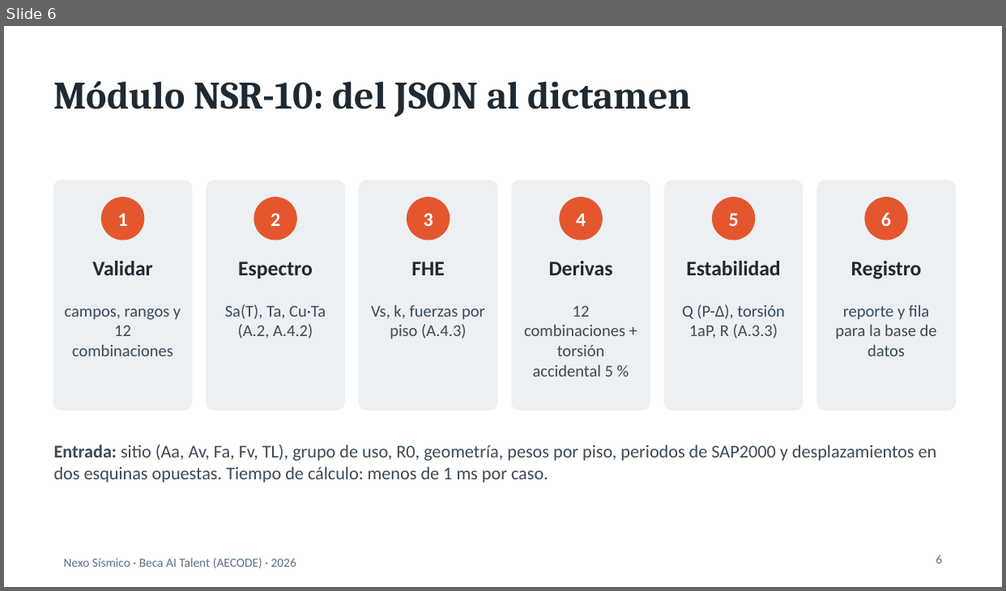
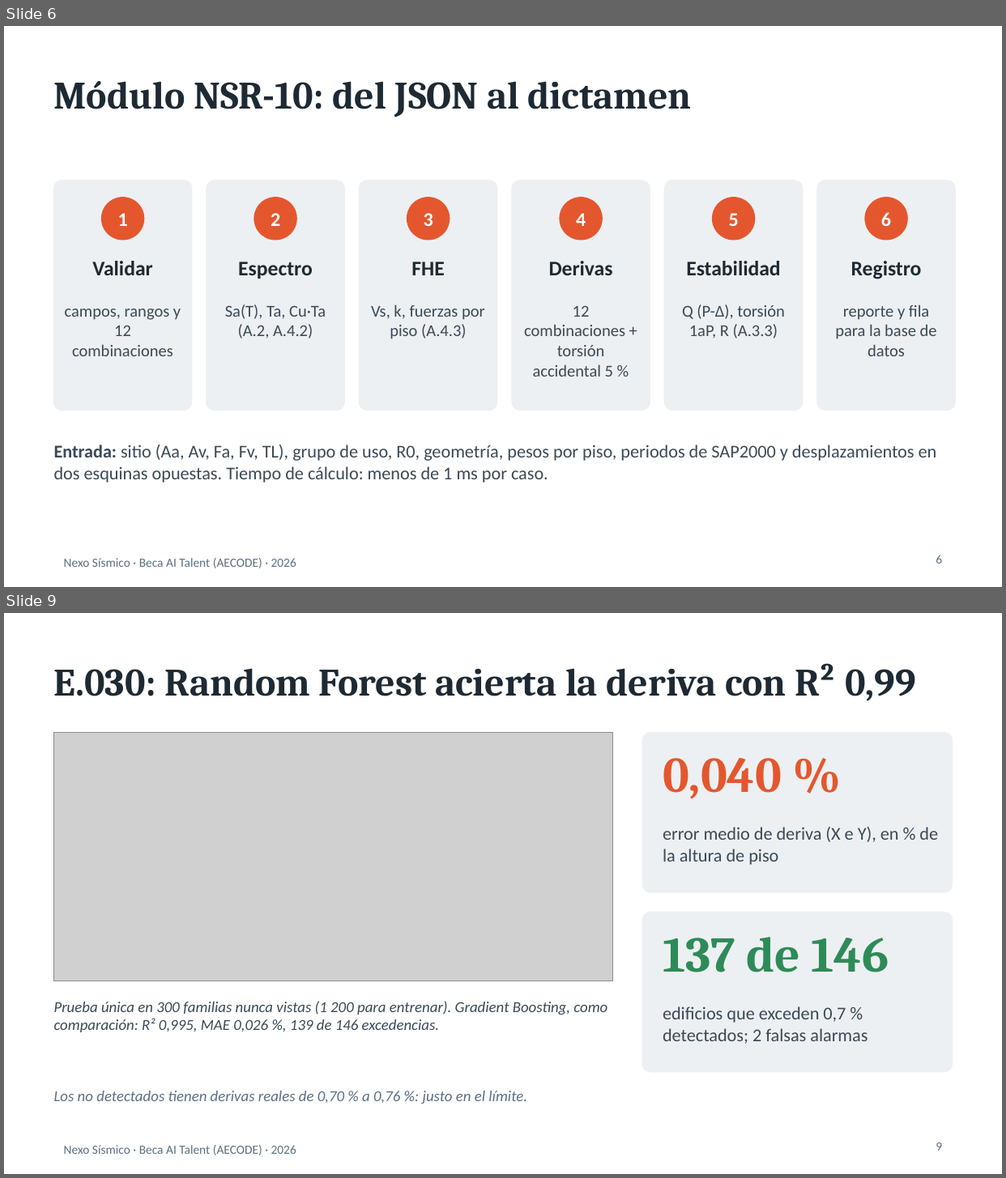
Before and after one commit to nexo-sismico/Nexo_simico_colab, a slide deck: 04 Entregables/Presentacion/Presentacion_Nexo_Sismico.pptx. Shown one above the other, each under a label of ours: slide 6 before the commit, slides 6 and 9 after it; the slides between them are not shown. The pictures are 1006x591 and 1006x1178 pixels, drawn with LibreOffice and Linux fonts; fonts in the diff are those of the drawing; grey boxes stand for pictures. Boxes give left, top, right and bottom in pixels: in the first picture for what was removed or moved away, otherwise in the second. Text is boxed around its words. In the diff, an @@ line names an element or a change of style, - is before the commit and + after.

```diff
--- a/04 Entregables/Presentacion/Presentacion_Nexo_Sismico.pptx
+++ b/04 Entregables/Presentacion/Presentacion_Nexo_Sismico.pptx
@@ slide 9 added at (4,613,1002,1174), background #FFFFFF; not listed: 1 template element that a slide beside it also shows @@
@@ title added at (54,663,916,701), 28 pt, text #1E2A33, bold @@
+E.030: Random Forest acierta la deriva con R² 0,99
@@ picture added at (54,733,613,982) @@
@@ rounded rectangle added at (642,733,952,892), fill #EDF0F3, outline #EDF0F3 1 pt @@
@@ text added at (663,758,782,799), 36 pt, text #E4572E, bold @@
+0,040 %
@@ text added at (663,827,938,865), 13 pt, text #3A4A57 @@
+error medio de deriva (X e Y), en % de la altura de piso
@@ rounded rectangle added at (642,913,952,1072), fill #EDF0F3, outline #EDF0F3 1 pt @@
@@ text added at (663,937,889,973), 36 pt, text #2E8B57, bold @@
+137 de 146
@@ text added at (54,1001,607,1033), 11 pt, text #3A4A57, italic @@
+Prueba única en 300 familias nunca vistas (1 200 para entrenar). Gradient Boosting, como comparación: R² 0,995, MAE 0,026 %, 139 de 146 excedencias.
@@ text added at (663,1007,867,1044), 13 pt, text #3A4A57 @@
+edificios que exceden 0,7 % detectados; 2 falsas alarmas
@@ text added at (54,1091,527,1104), 11 pt, text #5B7083, italic @@
+Los no detectados tienen derivas reales de 0,70 % a 0,76 %: justo en el límite.
@@ page number added at (936,1143,942,1151), 9 pt, text #5B7083 @@
+9
```
Also in this commit, not shown: 8 slides changed, 20 other files.
